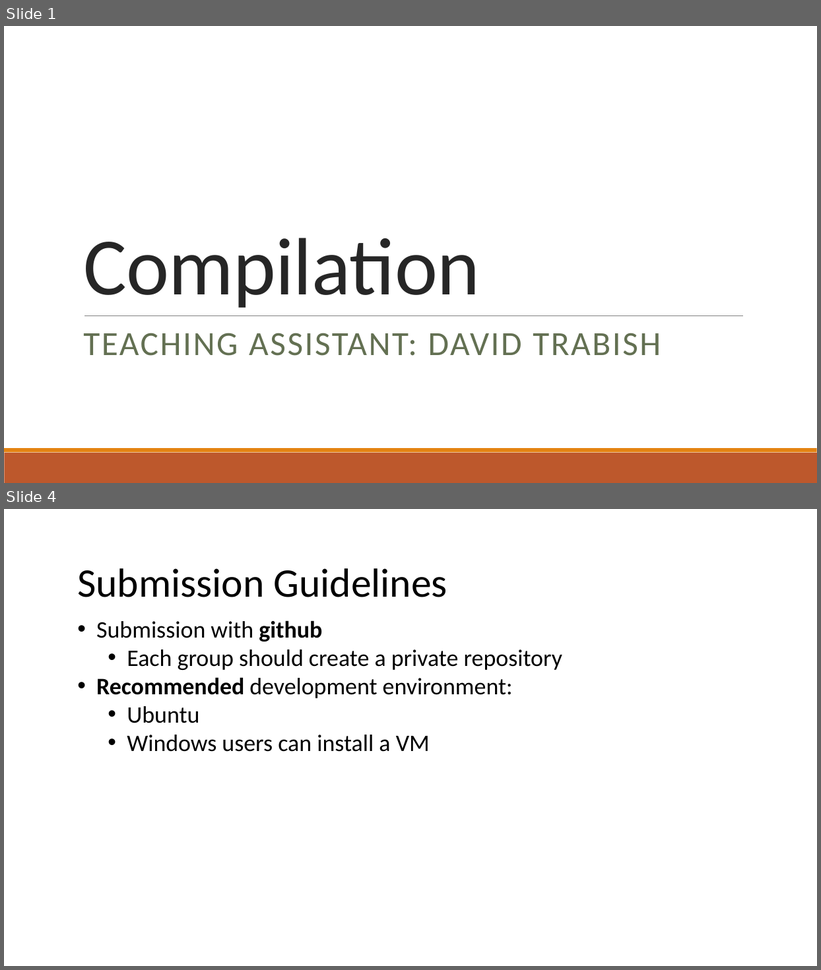
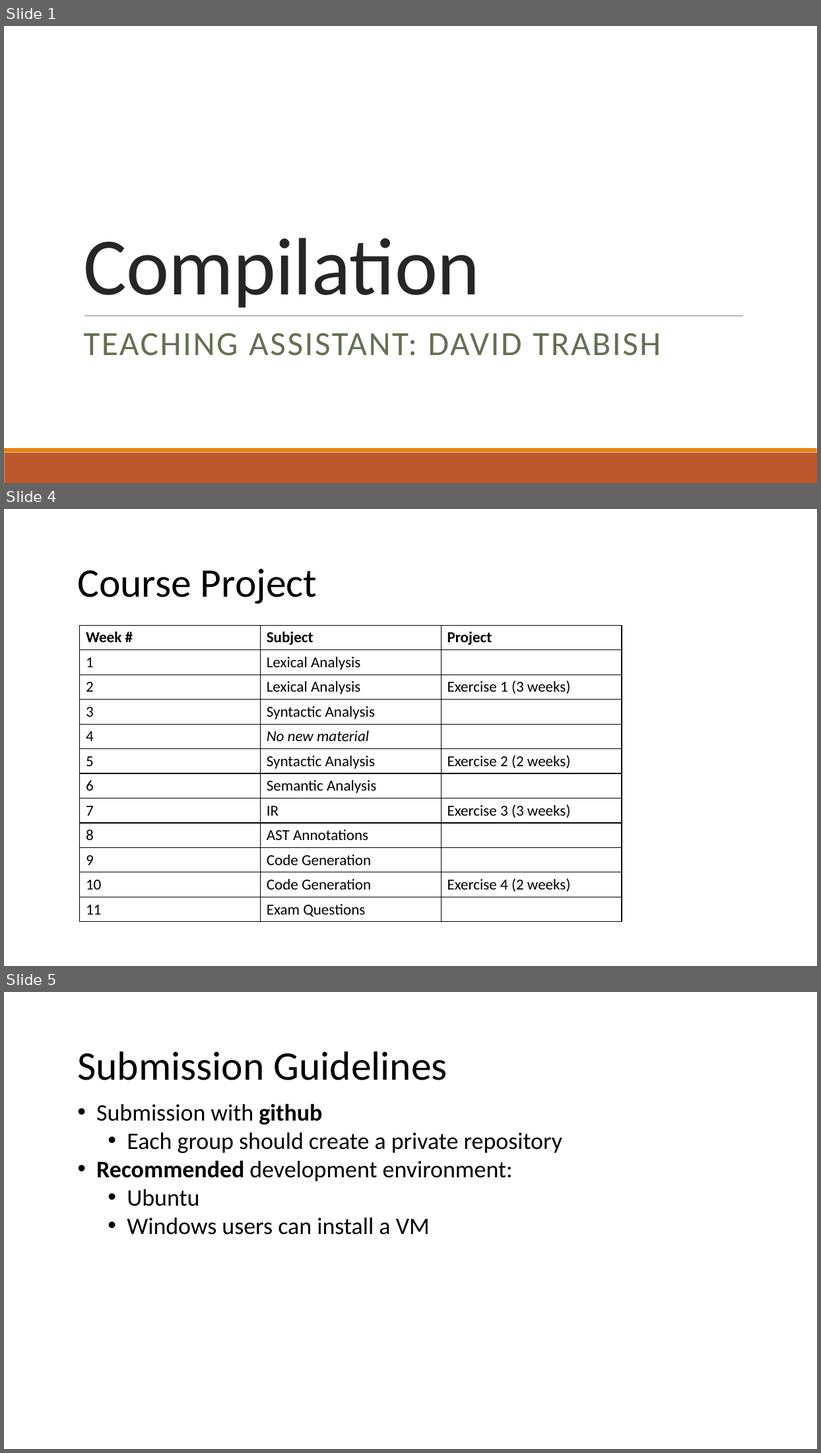
Before and after one commit to nivshani/compilation, a slide deck: slides/lexical_analysis.pptx. Shown one above the other, each under a label of ours: slides 1 and 4 before the commit, slides 1, 4 and 5 after it; the slides between them are not shown. The pictures are 821x970 and 821x1453 pixels, drawn with LibreOffice and Linux fonts; fonts in the diff are those of the drawing. Boxes give left, top, right and bottom in pixels: in the first picture for what was removed or moved away, otherwise in the second. Text is boxed around its words. In the diff, an @@ line names an element or a change of style, - is before the commit and + after.

```diff
--- a/slides/lexical_analysis.pptx
+++ b/slides/lexical_analysis.pptx
@@ slide 4 added at [4,509,817,966], background #FFFFFF @@
@@ text added at [77,568,318,604], 48 pt, text #000000 @@
+Course Project
@@ table added at [80,626,621,923], 12 rows, 3 columns @@
+Week # | Subject | Project
+1 | Lexical Analysis | 
+2 | Lexical Analysis | Exercise 1 (3 weeks)
+3 | Syntactic Analysis | 
+4 | No new material | 
+5 | Syntactic Analysis | Exercise 2 (2 weeks)
+6 | Semantic Analysis | 
+7 | IR | Exercise 3 (3 weeks)
+8 | AST Annotations | 
+9 | Code Generation | 
+10 | Code Generation | Exercise 4 (2 weeks)
+11 | Exam Questions | 
@@ what was slide 4 is now slide 5 @@
```
Also in this commit, not shown: 2 slides changed, 1 other file.
